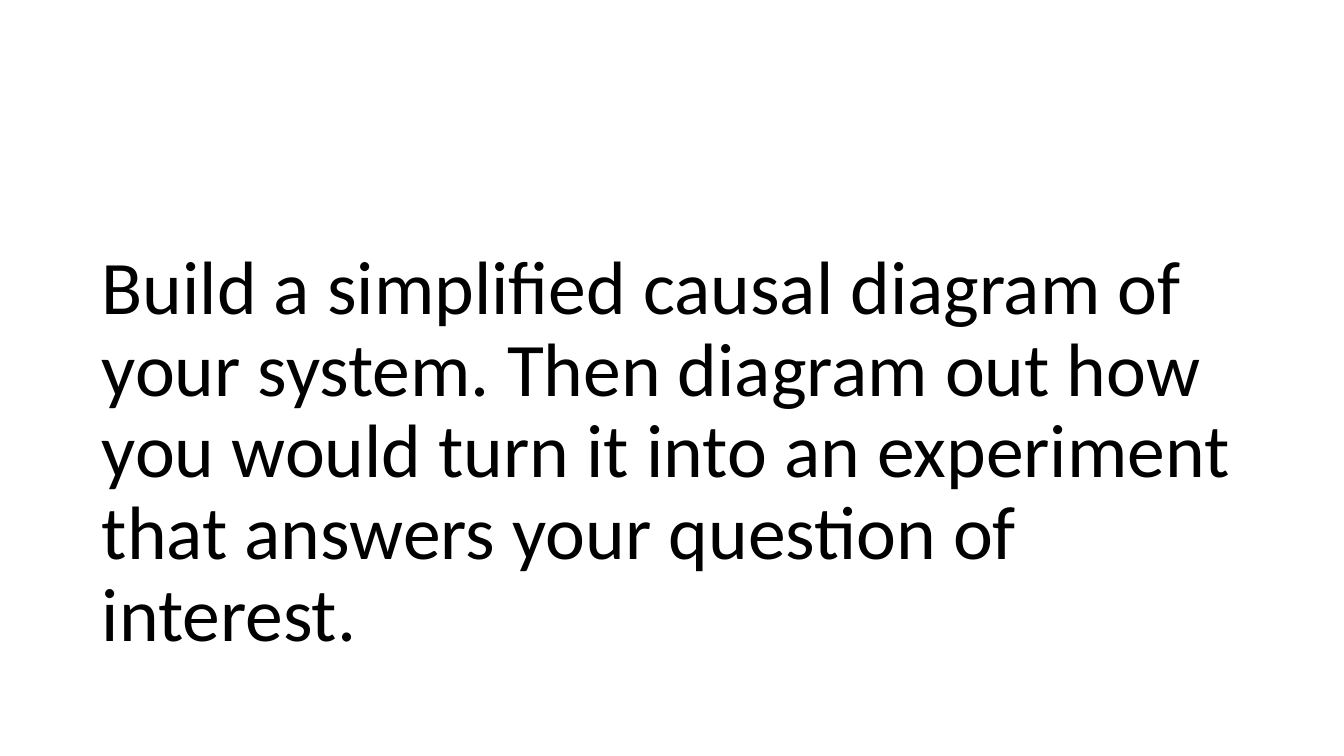
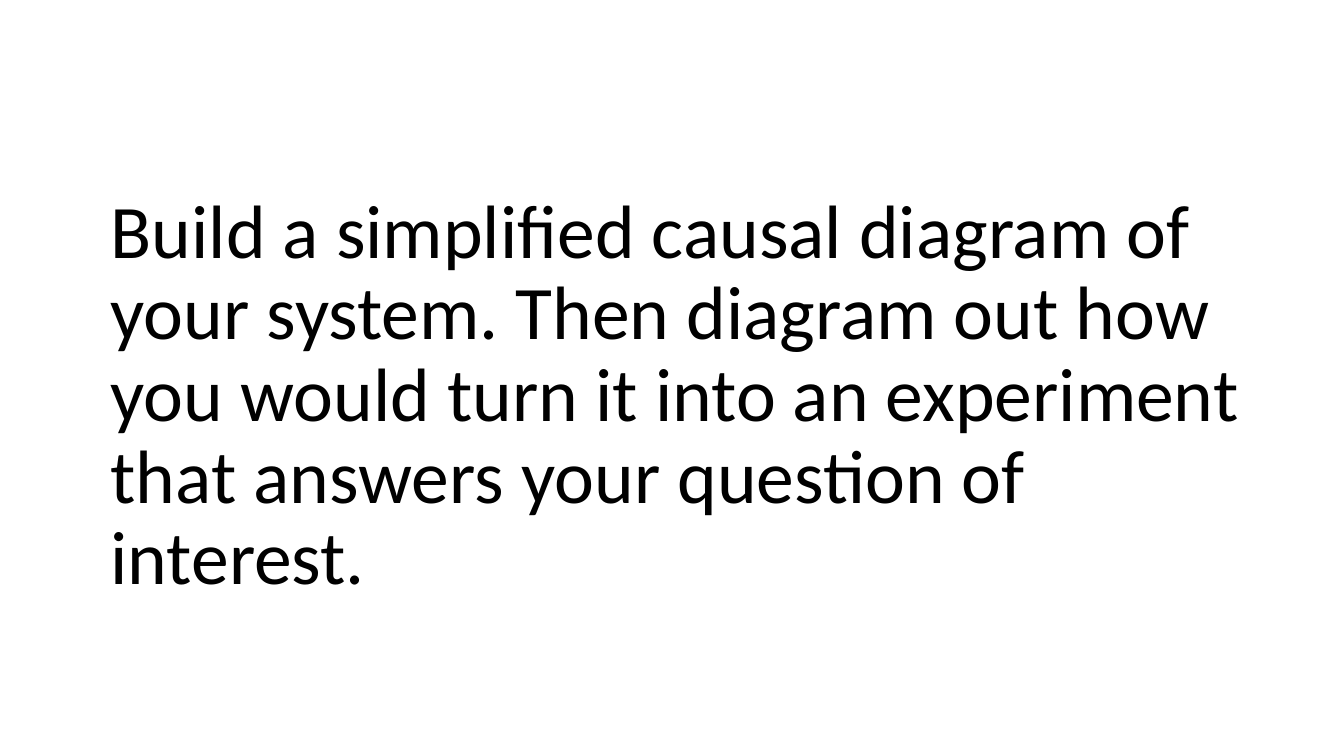
Before and after one commit to biol607/biol607.github.io, a slide deck: slide 14 of lectures/causality_experiments.pptx. Drawn at 1344x756 pixels with LibreOffice and Linux fonts; fonts in the diff are those of the drawing. Boxes give left, top, right and bottom in pixels: in the first picture for what was removed or moved away, otherwise in the second. Text is boxed around its words. In the diff, an @@ line names an element or a change of style, - is before the commit and + after.

```diff
--- a/lectures/causality_experiments.pptx
+++ b/lectures/causality_experiments.pptx
@@ title "Build a simplified causal diagram ...": place and size @@
-title "Build a simplified causal diagram ..." at [102,261,1229,642]
+title "Build a simplified causal diagram ..." at [111,205,1238,585]
```
Also in this commit, not shown: 10 other slides changed, 22 slides added, 22 slides removed.
